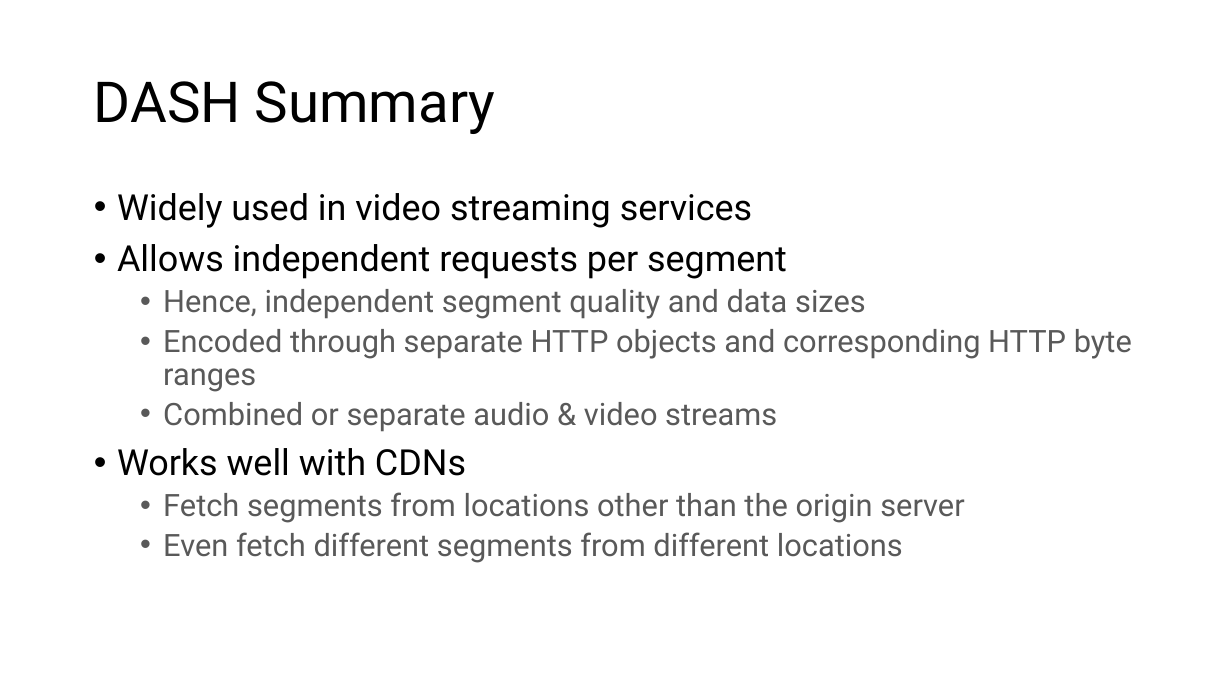
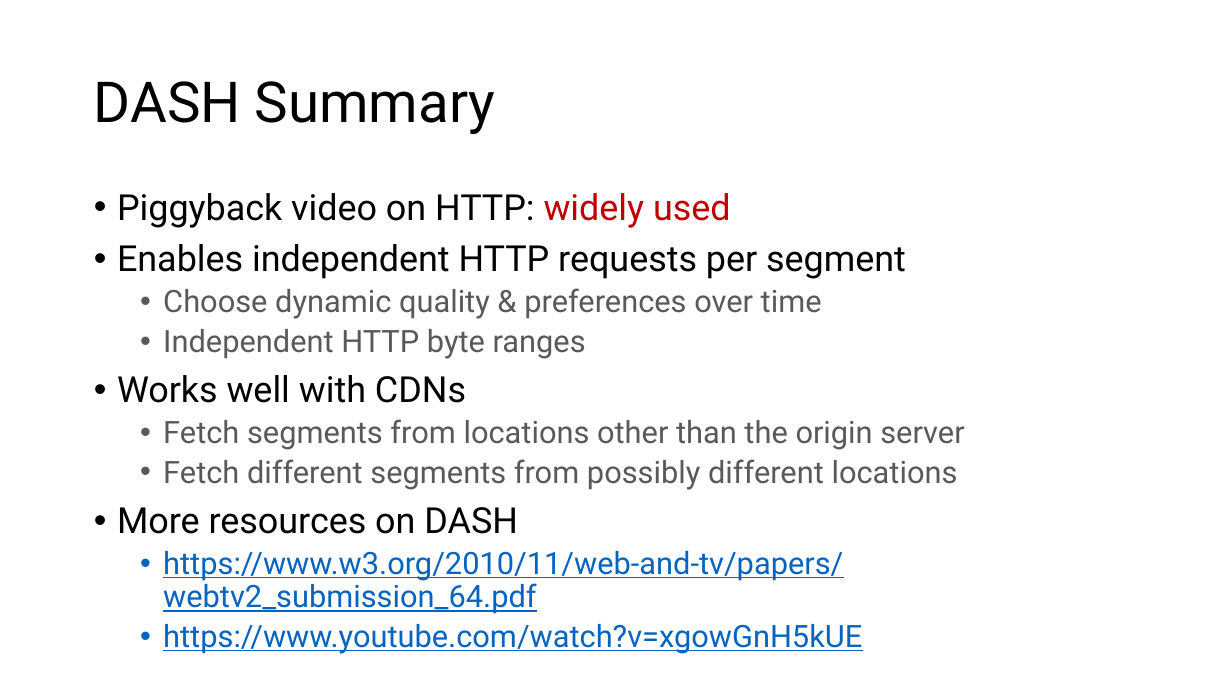
Before and after one commit to ngsrinivas/coursegen, a slide deck: slide 25 of ex/352-S22/staging/352-S22/lectures/08-video-streaming.pptx. Drawn at 1232x693 pixels with LibreOffice and Linux fonts; fonts in the diff are those of the drawing. Boxes give left, top, right and bottom in pixels: in the first picture for what was removed or moved away, otherwise in the second. Text is boxed around its words. In the diff, an @@ line names an element or a change of style, - is before the commit and + after.

Commit message:
Clarify a few things in lecture 8; add lect link

```diff
--- a/ex/352-S22/staging/352-S22/lectures/08-video-streaming.pptx
+++ b/ex/352-S22/staging/352-S22/lectures/08-video-streaming.pptx
@@ text at bbox=[117, 193, 906, 359]: text changed; size 24 to 28 pt @@
-• Widely used in video streaming services
-• Allows independent requests per segment
-  • Hence, independent segment quality and data sizes
-  • Encoded through separate HTTP objects and corresponding HTTP byte ranges
-  • Combined or separate audio & video streams
+• Piggyback video on HTTP: widely used
+• Enables independent HTTP requests per segment
+  • Choose dynamic quality & preferences over time
+  • Independent HTTP byte ranges
@@ text at bbox=[117, 459, 958, 654]: text changed; text colour #595959 to #0563C1 @@
-  • Even fetch different segments from different locations
+  • Fetch different segments from possibly different locations
+• More resources on DASH
+  • https://www.w3.org/2010/11/web-and-tv/papers/webtv2_submission_64.pdf
+  • https://www.youtube.com/watch?v=xgowGnH5kUE
```
Also in this commit, not shown: 2 other files.
